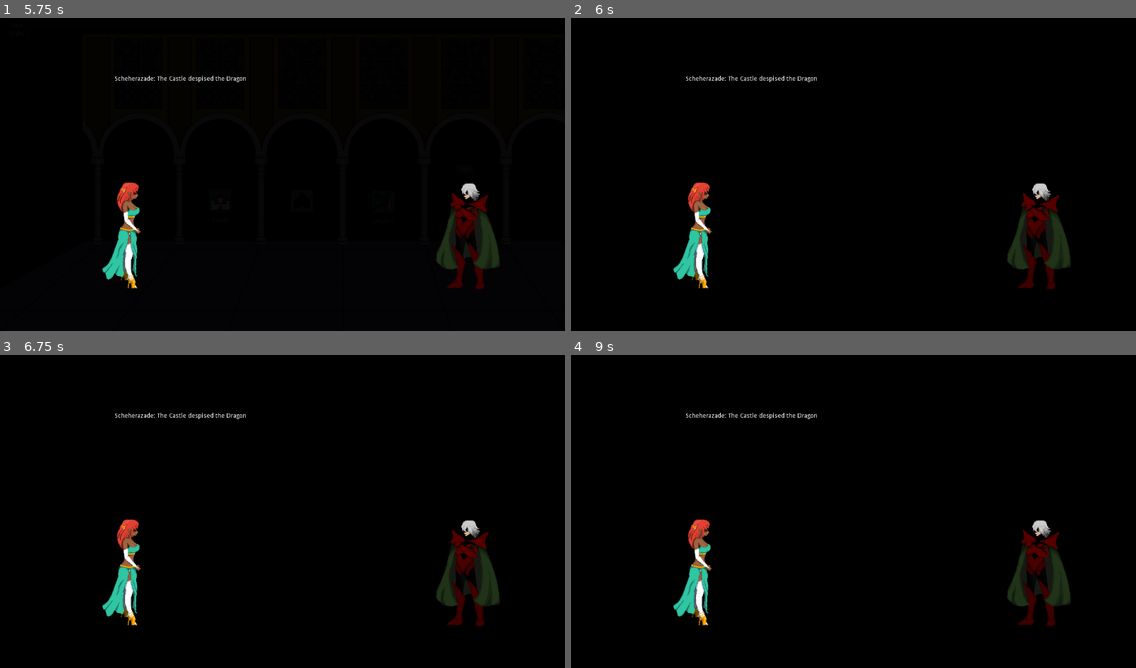
Above: before the commit, frames 1-4 (two rows, left to right).
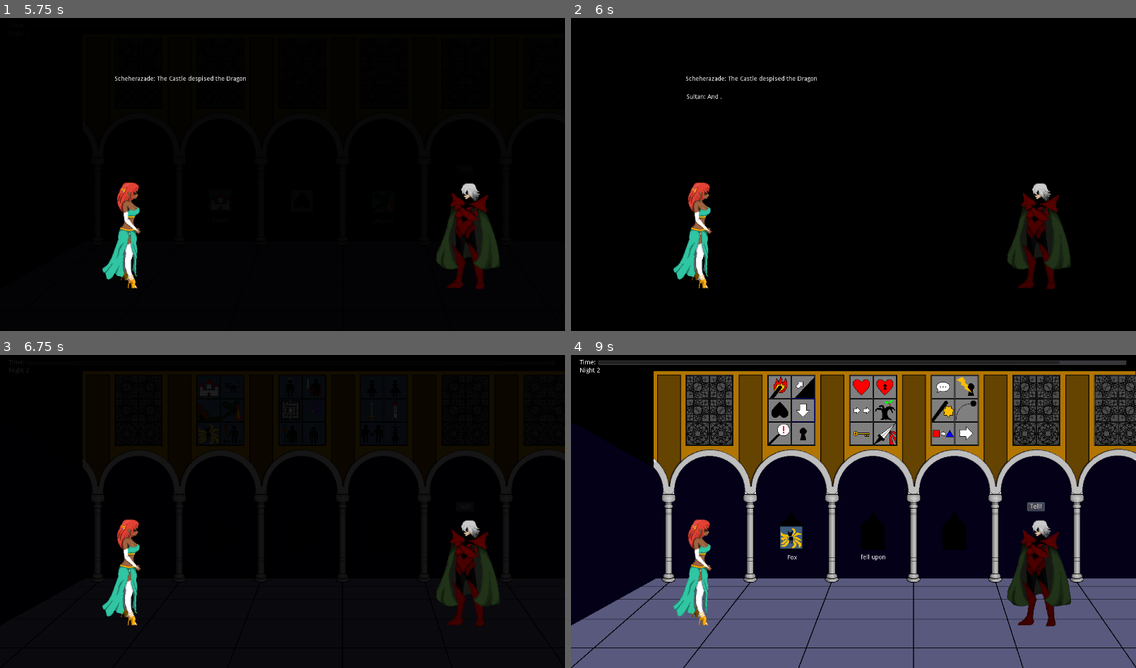
Above: after the commit, the same moments.

Repository: alpacanumerals/LD50
Game: Godot game, scene res://TitleScreen.tscn
The game is run twice, just before and just after one commit, with the same random seed, the same clock (stepped at 60 frames per second) and the same inputs.
Inputs (mouse positions are in pixels of both pictures, inside the frame that each line leads up to):
- Up to frame 1 (5.75 s): click "Start" at 0.5 s; tap Enter at 1.25, 2.75 s; drag from (209, 49) to (220, 199) at 1.27 s; tap Space at 2, 3.5 s; drag from (231, 49) to (220, 199) at 2.02 s; move the mouse to (209, 74) at 2.77 s; hold Right mouse button (right_click) 2.78-3.5 s; click (209, 74) at 2.92 s; drag from (231, 74) to (299, 199) at 3.52 s; click "Tell!" at 4.25 s; click "Tell!" at 5 s
- Up to frame 2 (6 s): click "Tell!" at 5.75 s
- Up to frame 3 (6.75 s): tap Enter at 6.5 s; drag from (299, 370) to (384, 539) at 6.52 s
- Up to frame 4 (9 s): drag from (876, 448) to (955, 539) at 7.27 s; move the mouse to (751, 411) at 8.02 s; hold Right mouse button (right_click) 8.03-8.75 s; click (751, 411) at 8.17 s; tap Space at 8.75 s; drag from (780, 433) to (859, 386) at 8.77 s

Frame 1 is identical in both runs. In frame 2, less than 0.1% of the frame differs, in the area x 20-27%, y 24-26%; in frame 3, 0.5%; in frame 4, 53%, in the area x 0-100%, y 1-100%.
Error before the commit: Invalid get index 'CHAUVANIST' (on base: 'Dictionary'). (res://night.gd:110)
Error after the commit: Invalid get index '0' (on base: 'Dictionary'). (res://story_scene.gd:10)

Commit message:
update night and import arrow

Diff:
--- a/night.gd
+++ b/night.gd
@@ -95,20 +95,20 @@
 
 func compose_sultan_text():
     var text = ""
-    if (Story.offense == 0 && Story.repeats == 0):
-        text += "How interesting!"
+    if (Story.offense <= 0 && Story.repeats == 0):
+        text = "How interesting!"
     else:
         match (Story.repeats):
             0:
                 pass
             1:
-                text = add_opinion(text, "Didn't that happen before?")
+                text = "Didn't that happen before?"
             2:
-                text = add_opinion(text, "I'm sure that already happened.")
+                text = "I'm sure that already happened."
             3, 4, 5:
-                text = add_opinion(text, "You're repeating yourself!")
-        if (Storyrules.offenses.has(Storyrules.rules.CHAUVANIST)):
-            text = add_opinion(text, "A woman couldn't overpower a man!")
+                text = "You're repeating yourself!"
+        var comments = Sultanspeech.speak()
+        text = add_comments(text, comments)
     return "Sultan: " + text
 
 func compose_sultan_mood():
@@ -148,6 +148,11 @@
     $SultanText.text = ""
     $SultanMood.text = ""
 
+func add_comments(text, comments):
+    for comment in comments:
+        text = text + "And " + comment
+    return text
+
 func add_opinion(text, addition):
     if text == "":
         return addition
Binary file added: assets/arrow.png
